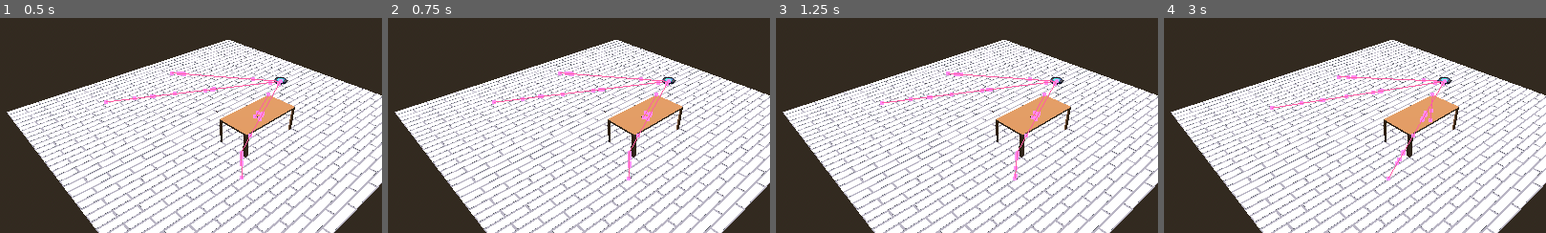
Above: before the commit, frames 1-4 (left to right).
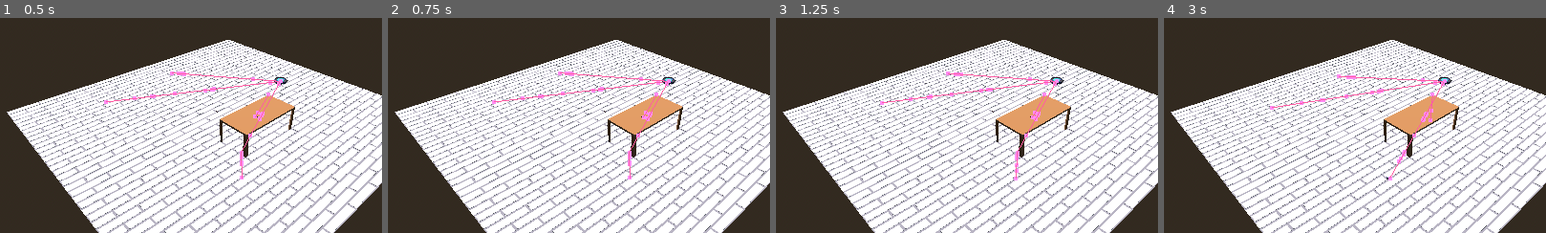
Above: after the commit, the same moments.

Repository: Degenerate-Games/psgamejam16
Game: Godot game, scene res://scenes/room.tscn
Two runs of this game, one before a commit and one after it. Both use one fixed random seed, a clock stepped at 60 frames per second and the inputs below.
Inputs:
- Up to frame 1 (0.5 s): no input
- Up to frame 2 (0.75 s): tap Enter at 0.5 s
- Up to frame 3 (1.25 s): no input
- Up to frame 4 (3 s): tap Space at 1.25 s; tap Enter at 2 s
The pictures show only the part of the screen within x 20-70%, y 10-60%; the shares and areas given below are measured in that part.

Frame 1 is identical in both runs. In frame 2, 0.1% of the frame differs, in the area x 27-66%, y 30-76%; in frame 3, 0.1%; in frame 4, 0.4%, in the area x 28-73%, y 26-76%.

Commit message:
Adjust pathing values and connect navigation_finished signal

Diff:
--- a/PestWars/scenes/units/friendly/bot.tscn
+++ b/PestWars/scenes/units/friendly/bot.tscn
@@ -134,7 +134,10 @@
 }
 
 [node name="NavigationAgent3D" type="NavigationAgent3D" parent="."]
-path_max_distance = 0.51
+path_desired_distance = 5.0
+path_max_distance = 1.01
 debug_enabled = true
 debug_use_custom = true
 debug_path_custom_color = Color(1, 0.359984, 0.636875, 1)
+
+[connection signal="navigation_finished" from="NavigationAgent3D" to="." method="_on_navigation_agent_3d_navigation_finished"]
